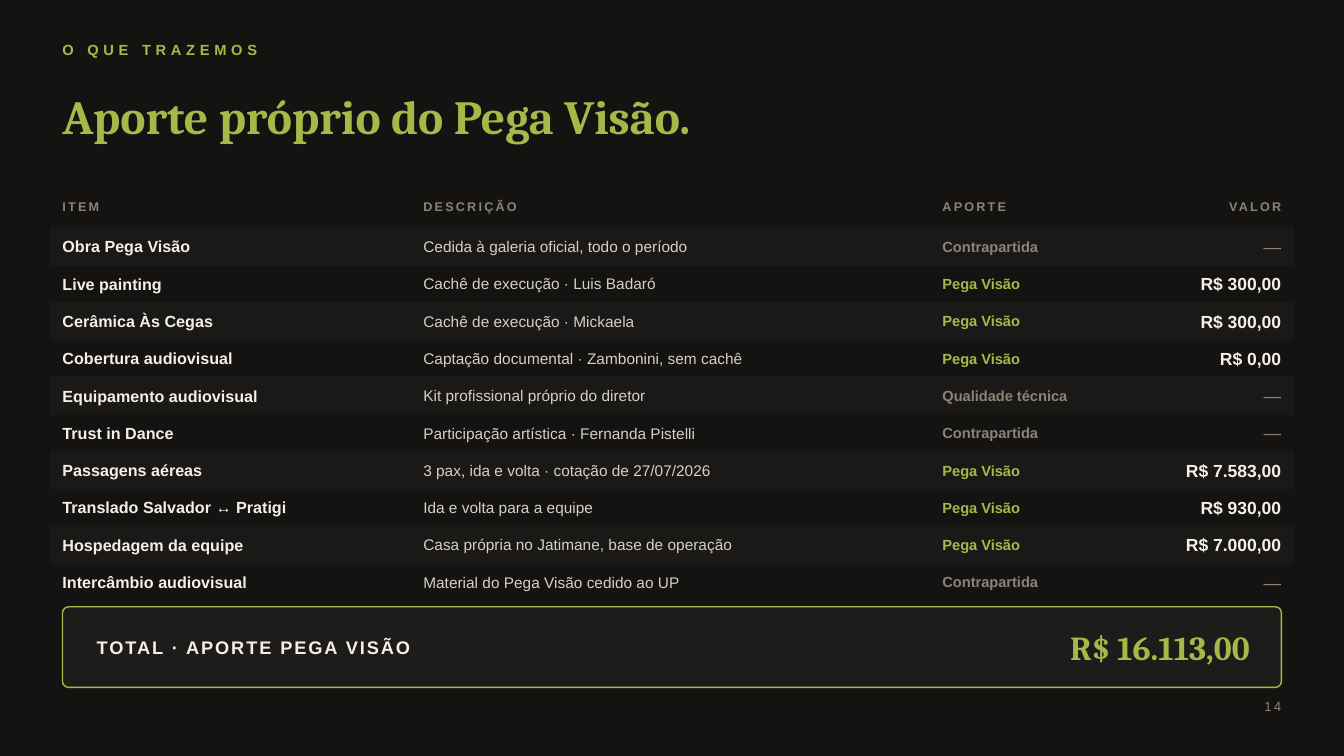
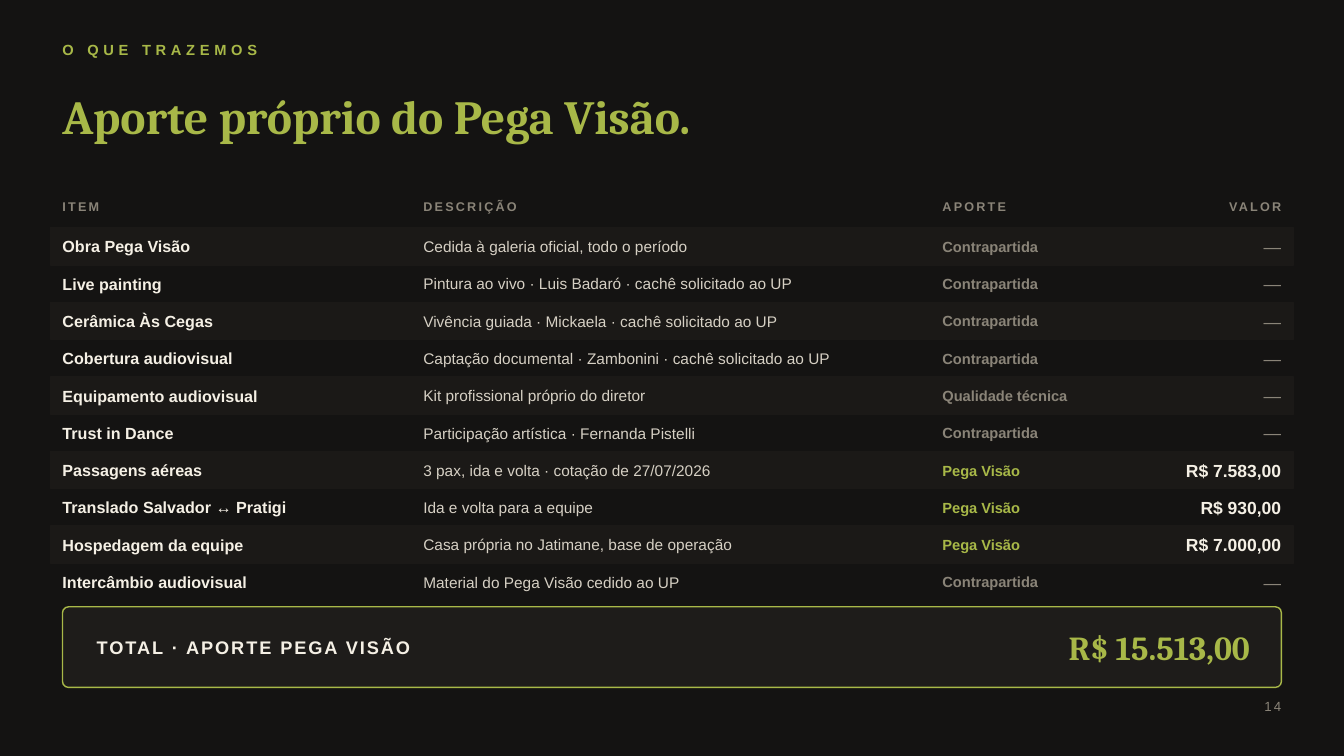
Before and after one commit to loxbmuniz-eng/pega-visao, a slide deck: slide 14 of entregaveis/PEGA_VISAO_x_UP19_PITCH_DECK.pptx. Drawn at 1344x756 pixels with LibreOffice and Linux fonts; fonts in the diff are those of the drawing. Boxes give left, top, right and bottom in pixels: in the first picture for what was removed or moved away, otherwise in the second. Text is boxed around its words. In the diff, an @@ line names an element or a change of style, - is before the commit and + after.

```diff
--- a/entregaveis/PEGA_VISAO_x_UP19_PITCH_DECK.pptx
+++ b/entregaveis/PEGA_VISAO_x_UP19_PITCH_DECK.pptx
@@ text at [423,277,791,289]: text changed @@
-Cachê de execução · Luis Badaró
+Pintura ao vivo · Luis Badaró · cachê solicitado ao UP
@@ text at [942,278,1038,292]: text changed; text colour #A8B848 to #8A8478 @@
-Pega Visão
+Contrapartida
@@ text at [1201,277,1281,293]: text changed; text colour #F5F0E5 to #8A8478; bold off @@
-R$ 300,00
+—
@@ text at [423,315,777,330]: text changed @@
-Cachê de execução · Mickaela
+Vivência guiada · Mickaela · cachê solicitado ao UP
@@ text at [942,315,1038,329]: text changed; text colour #A8B848 to #8A8478 @@
-Pega Visão
+Contrapartida
@@ text at [1201,315,1281,331]: text changed; text colour #F5F0E5 to #8A8478; bold off @@
-R$ 300,00
+—
@@ text at [423,352,829,367]: text changed @@
-Captação documental · Zambonini, sem cachê
+Captação documental · Zambonini · cachê solicitado ao UP
@@ text at [942,353,1038,367]: text changed; text colour #A8B848 to #8A8478 @@
-Pega Visão
+Contrapartida
@@ text at [1220,352,1281,368]: text changed; text colour #F5F0E5 to #8A8478; bold off @@
-R$ 0,00
+—
@@ text at [1069,635,1250,665]: text changed @@
-R$ 16.113,00
+R$ 15.513,00
```
Also in this commit, not shown: 2 other slides changed, 4 other files.
